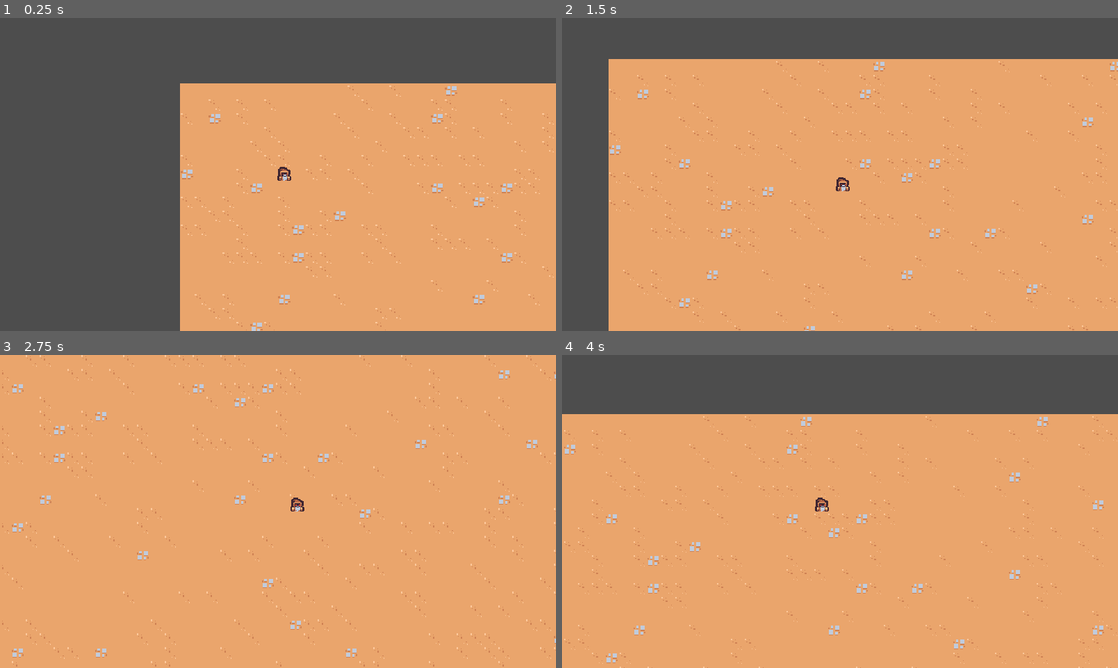
Above: before the commit, frames 1-4 (two rows, left to right).
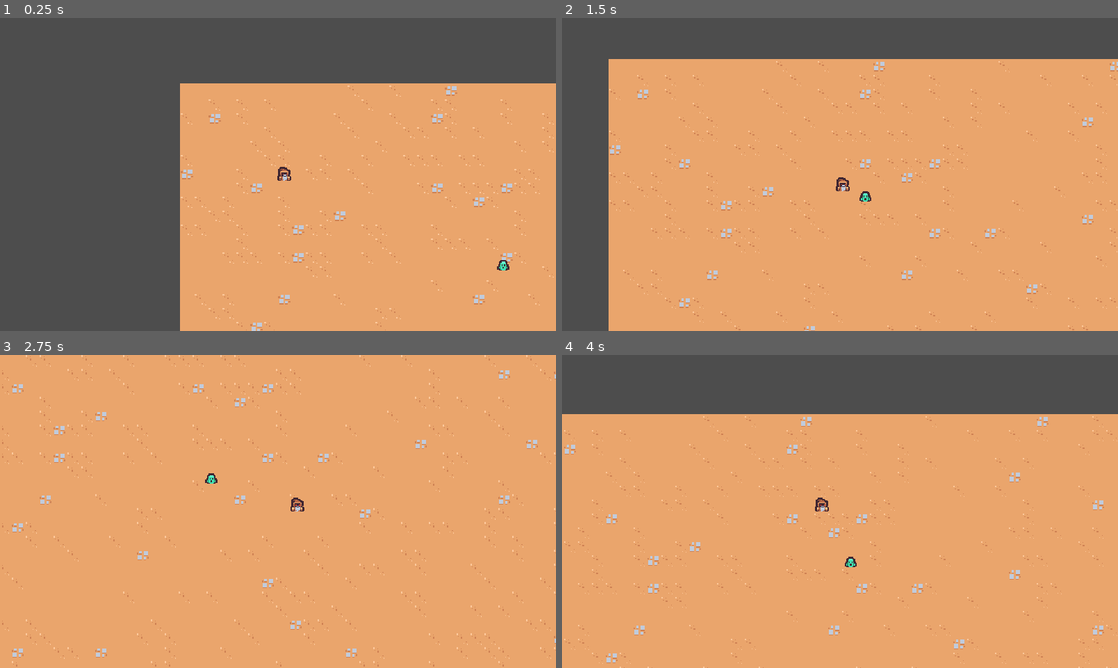
Above: after the commit, the same moments.

Repository: pH0ffmann/2DSurvivorsGame
Game: Godot game, scene res://scenes/main/main.tscn
Two runs of this game, one before a commit and one after it. Both use one fixed random seed, a clock stepped at 60 frames per second and the inputs below.
Inputs:
- Up to frame 1 (0.25 s): no input
- Up to frame 2 (1.5 s): hold D (move_right) 0.53-1.28 s; hold S (move_down) from 1.28 s (still down)
- Up to frame 3 (2.75 s): release S (move_down) at 2.03 s; hold D (move_right) from 2.03 s (still down)
- Up to frame 4 (4 s): release D (move_right) at 2.78 s; hold W (move_up) 2.78-3.53 s; hold A (move_left) from 3.53 s (still down)

The runs differ from the first frame. In frame 1, less than 0.1% of the frame differs, in the area x 89-92%, y 77-81%; in frame 2, less than 0.1%; in frame 3, less than 0.1%; in frame 4, less than 0.1%.

Commit message:
change collision

Diff:
--- /dev/null
+++ b/scenes/basic_enemy/basic_enemy.gd
@@ -0,0 +1,21 @@
+extends CharacterBody2D
+
+const MAX_SPEED = 75
+
+# Called when the node enters the scene tree for the first time.
+func _ready():
+	pass # Replace with function body.
+
+
+# Called every frame. 'delta' is the elapsed time since the previous frame.
+func _process(delta):
+	var direction = get_direction_to_player()
+	velocity = direction * MAX_SPEED
+	move_and_slide()
+
+
+func get_direction_to_player():
+	var player_node = get_tree().get_first_node_in_group("player") as Node2D
+	if player_node != null:
+		return (player_node.global_position - global_position).normalized()
+	return Vector2.ZERO
--- /dev/null
+++ b/scenes/basic_enemy/basic_enemy.tscn
@@ -0,0 +1,19 @@
+[gd_scene load_steps=4 format=3 uid="uid://dbgwn2e3jr7o4"]
+
+[ext_resource type="Script" path="res://scenes/basic_enemy/basic_enemy.gd" id="1_juidb"]
+[ext_resource type="Texture2D" uid="uid://ycrhywxf4kw8" path="res://scenes/basic_enemy/basic_enemy.png" id="2_hcsln"]
+
+[sub_resource type="CircleShape2D" id="CircleShape2D_ryawm"]
+radius = 5.0
+
+[node name="BasicEnemy" type="CharacterBody2D"]
+collision_layer = 0
+script = ExtResource("1_juidb")
+
+[node name="Sprite2D" type="Sprite2D" parent="."]
+texture = ExtResource("2_hcsln")
+offset = Vector2(0, -6)
+
+[node name="CollisionShape2D" type="CollisionShape2D" parent="."]
+position = Vector2(0, -5)
+shape = SubResource("CircleShape2D_ryawm")
--- a/scenes/main/main.tscn
+++ b/scenes/main/main.tscn
@@ -1,8 +1,9 @@
-[gd_scene load_steps=4 format=3 uid="uid://dlvu4ihk6cbq1"]
+[gd_scene load_steps=5 format=3 uid="uid://dlvu4ihk6cbq1"]
 
 [ext_resource type="PackedScene" uid="uid://dx8vufmis1ott" path="res://scenes/player/player.tscn" id="1_la6xl"]
 [ext_resource type="TileSet" uid="uid://cw5mdff0ots8j" path="res://resources/tileset.tres" id="1_mv0mh"]
 [ext_resource type="PackedScene" uid="uid://b06q8ag88rw65" path="res://scenes/game_camera/game_camera.tscn" id="3_u6yjy"]
+[ext_resource type="PackedScene" uid="uid://dbgwn2e3jr7o4" path="res://scenes/basic_enemy/basic_enemy.tscn" id="4_fxi20"]
 
 [node name="Main" type="Node"]
 
@@ -15,3 +16,6 @@
 
 [node name="Player" parent="." instance=ExtResource("1_la6xl")]
 position = Vector2(88, 80)
+
+[node name="BasicEnemy" parent="." instance=ExtResource("4_fxi20")]
+position = Vector2(357, 191)
--- a/scenes/player/player.tscn
+++ b/scenes/player/player.tscn
@@ -7,6 +7,7 @@
 radius = 5.0
 
 [node name="Player" type="CharacterBody2D" groups=["player"]]
+collision_layer = 0
 script = ExtResource("1_xg37j")
 
 [node name="Sprite2D" type="Sprite2D" parent="."]
Binary file added: scenes/basic_enemy/basic_enemy.png
Not shown, added: scenes/basic_enemy/basic_enemy.png.import
